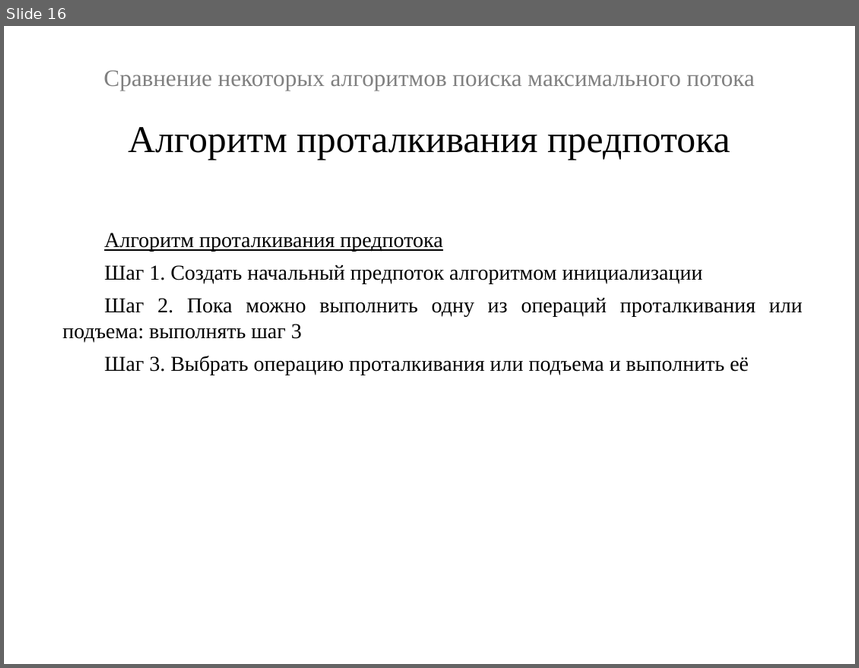
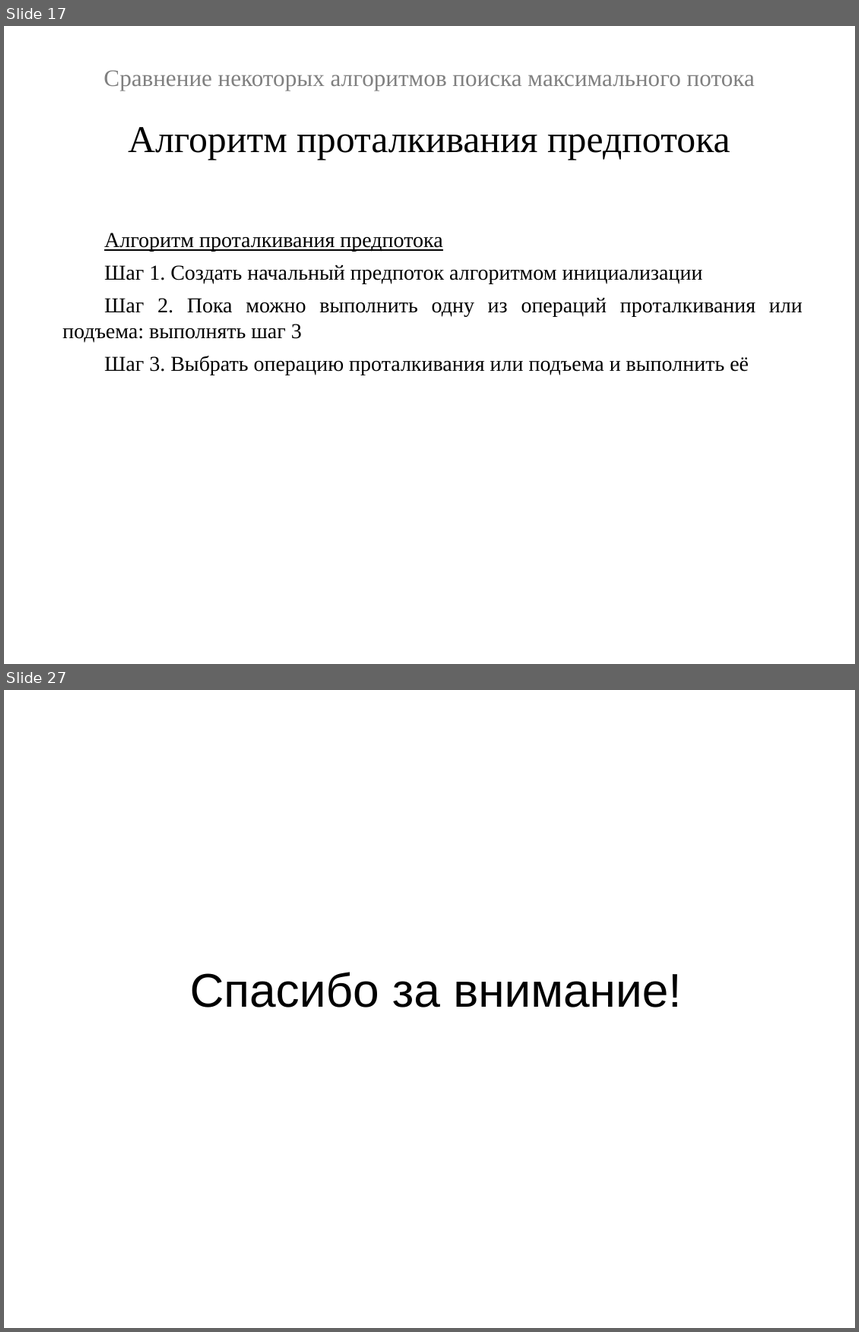
Before and after one commit to Tevronis/graph_maxflow, a slide deck: потоки.pptx. Shown one above the other, each under a label of ours: slide 16 before the commit, slides 17 and 27 after it; the slides between them are not shown. The pictures are 859x668 and 859x1332 pixels, drawn with LibreOffice and Linux fonts; fonts in the diff are those of the drawing. Boxes give left, top, right and bottom in pixels: in the first picture for what was removed or moved away, otherwise in the second. Text is boxed around its words. In the diff, an @@ line names an element or a change of style, - is before the commit and + after.

```diff
--- a/потоки.pptx
+++ b/потоки.pptx
@@ slide 27 added at <box>4,690,855,1328</box>, background #FFFFFF @@
@@ text added at <box>190,972,681,1008</box>, 40 pt, text #000000 @@
+Спасибо за внимание!
@@ what was slide 16 is now slide 17 @@
```
Also in this commit, not shown: 21 slides changed, 1 slide removed, 12 other files.
